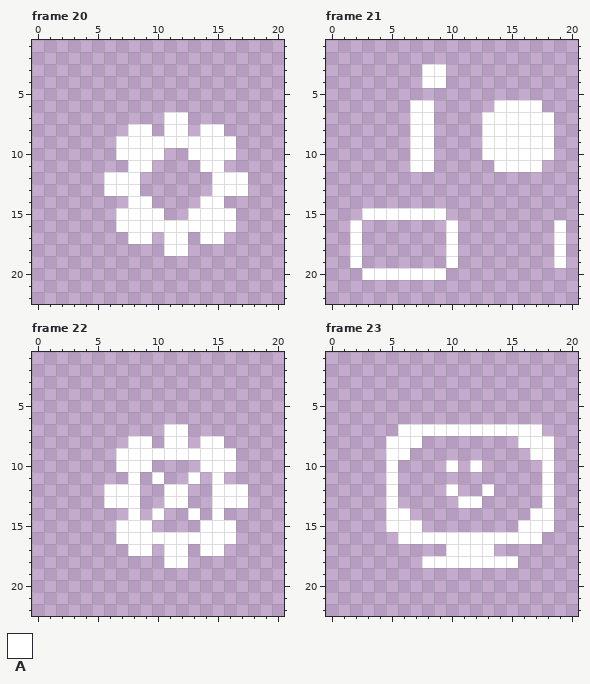
File history of a pixel-art file, Assets/Resources/new aseprite/ui/ui_icons/ui_icons.aseprite. Above, as it was before the edit.
24x26 pixels, 28 frames. Shown: frame 20: x 0..20, y 1..22; frame 21: x 0..20, y 1..22; frame 22: x 0..20, y 1..22; frame 23: x 0..20, y 1..22. The commit also changed other frames, which this record leaves out.
Palette (. is transparent): A #ffffff
Pixels before, frame 20, first column x 6:
 7 .....AA.....
 8 ..AA.AA.AA..
 9 .AAAAAAAAAA.
10 .AAAA..AAAA.
11 ..AA....AA..
12 AAA......AAA
13 AAA......AAA
14 ..AA....AA..
15 .AAAA..AAAA.
16 .AAAAAAAAAA.
17 ..AA.AA.AA..
18 .....AA.....
Pixels before, frame 21, first column x 2:
 3 ......AA..........
 4 ......AA..........
 5 ..................
 6 .....AA.....AAAA..
 7 .....AA....AAAAAA.
 8 .....AA....AAAAAA.
 9 .....AA....AAAAAA.
10 .....AA....AAAAAA.
11 .....AA.....AAAA..
12 ..................
13 ..................
14 ..................
15 .AAAAAAA..........
16 A.......A........A
17 A.......A........A
18 A.......A........A
19 A.......A........A
20 .AAAAAAA..........
Pixels before, frame 22, first column x 6:
 7 .....AA.....
 8 ..AA.AA.AA..
 9 .AAAAAAAAAA.
10 .AAA....AAA.
11 ..A.A..A.A..
12 AAA..AA..AAA
13 AAA..AA..AAA
14 ..A.A..A.A..
15 .AAA....AAA.
16 .AAAAAAAAAA.
17 ..AA.AA.AA..
18 .....AA.....
Pixels before, frame 23, first column x 5:
 7 .AAAAAAAAAAAA.
 8 AAA........AAA
 9 AA..........AA
10 A....A.A.....A
11 A............A
12 A....A..A....A
13 A.....AA.....A
14 AA..........AA
15 AAA........AAA
16 .AAAAAAAAAAAA.
17 .....AAAA.....
18 ...AAAAAAAA...
The same view after the edit:
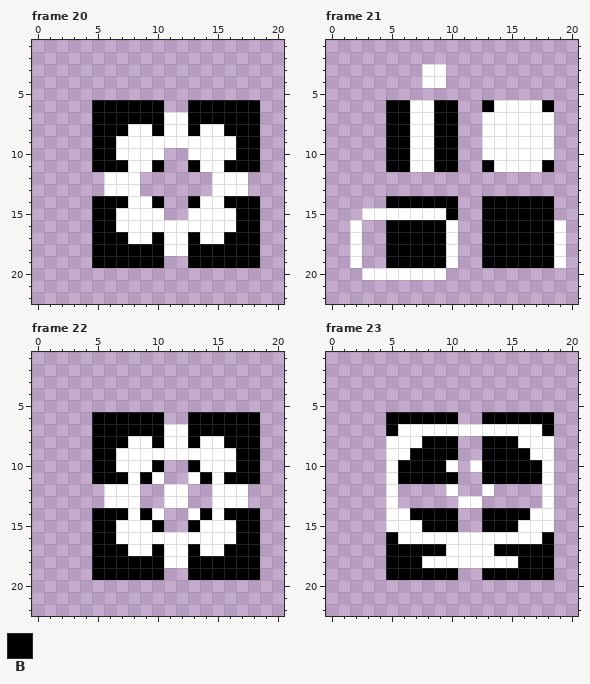
Colours new in this view: B #000000
From old to new:
layer "bg" now shown
Changed rows in their new state; - is an unchanged pixel.
Frame 20, layer "bg":
first column x 5:
 6 BBBBBB--BBBBBB
 7 BBBBBB--BBBBBB
 8 BBB--B--B--BBB
 9 BB----------BB
10 BB----------BB
11 BBB--B--B--BBB
14 BBB--B--B--BBB
15 BB----------BB
16 BB----------BB
17 BBB--B--B--BBB
18 BBBBBB--BBBBBB
19 BBBBBB--BBBBBB
Frame 21, layer "bg":
first column x 5:
 6 BB--BB--B----B
 7 BB--BB--------
 8 BB--BB--------
 9 BB--BB--------
10 BB--BB--------
11 BB--BB--B----B
14 BBBBBB--BBBBBB
15 -----B--BBBBBB
16 BBBBB---BBBBBB
17 BBBBB---BBBBBB
18 BBBBB---BBBBBB
19 BBBBB---BBBBBB
Frame 22, layer "bg":
first column x 5:
 6 BBBBBB--BBBBBB
 7 BBBBBB--BBBBBB
 8 BBB--B--B--BBB
 9 BB----------BB
10 BB---B--B---BB
11 BBB-B----B-BBB
14 BBB-B----B-BBB
15 BB---B--B---BB
16 BB----------BB
17 BBB--B--B--BBB
18 BBBBBB--BBBBBB
19 BBBBBB--BBBBBB
Frame 23, layer "bg":
first column x 5:
 6 BBBBBB--BBBBBB
 7 B------------B
 8 ---BBB--BBB---
 9 --BBBB--BBBB--
10 -BBBB---BBBBB-
11 -BBBBB--BBBBB-
14 --BBBB--BBBB--
15 ---BBB--BBB---
16 B------------B
17 BBBBB----BBBBB
18 BBB--------BBB
19 BBBBBB--BBBBBB
Boxes around the changes in both pictures, in picture pixels (x1, y1, x2, y2):
added: (92, 100, 260, 268)
added: (386, 100, 554, 268)
added: (92, 412, 260, 580)
added: (386, 412, 554, 580)
